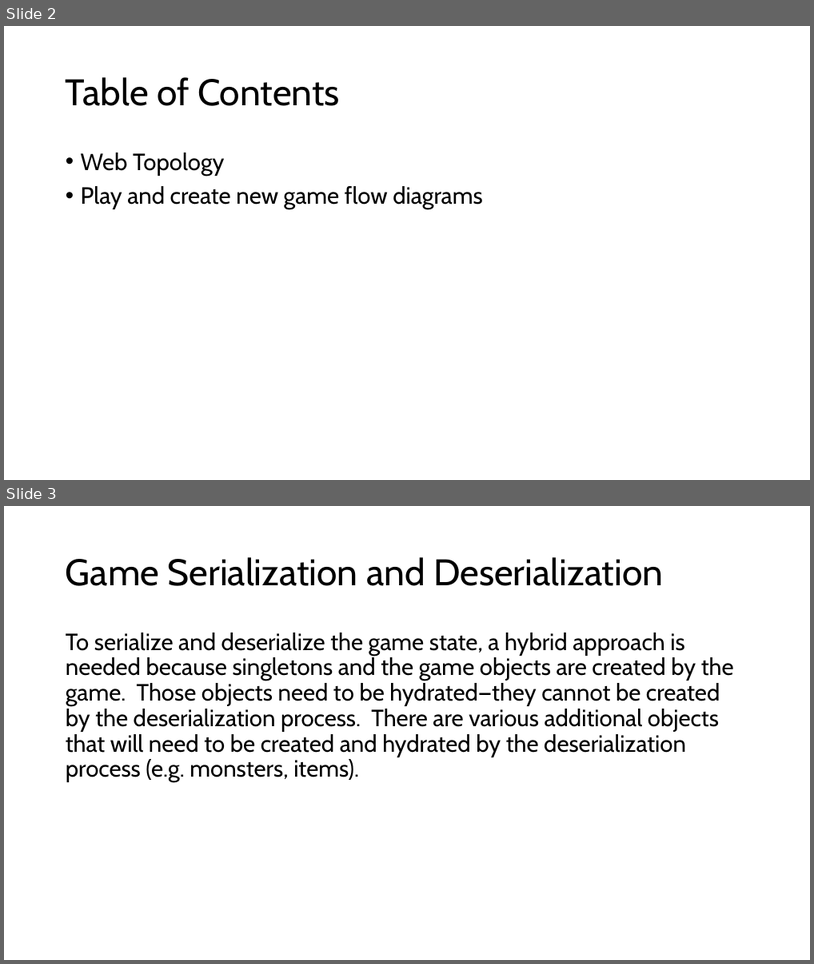
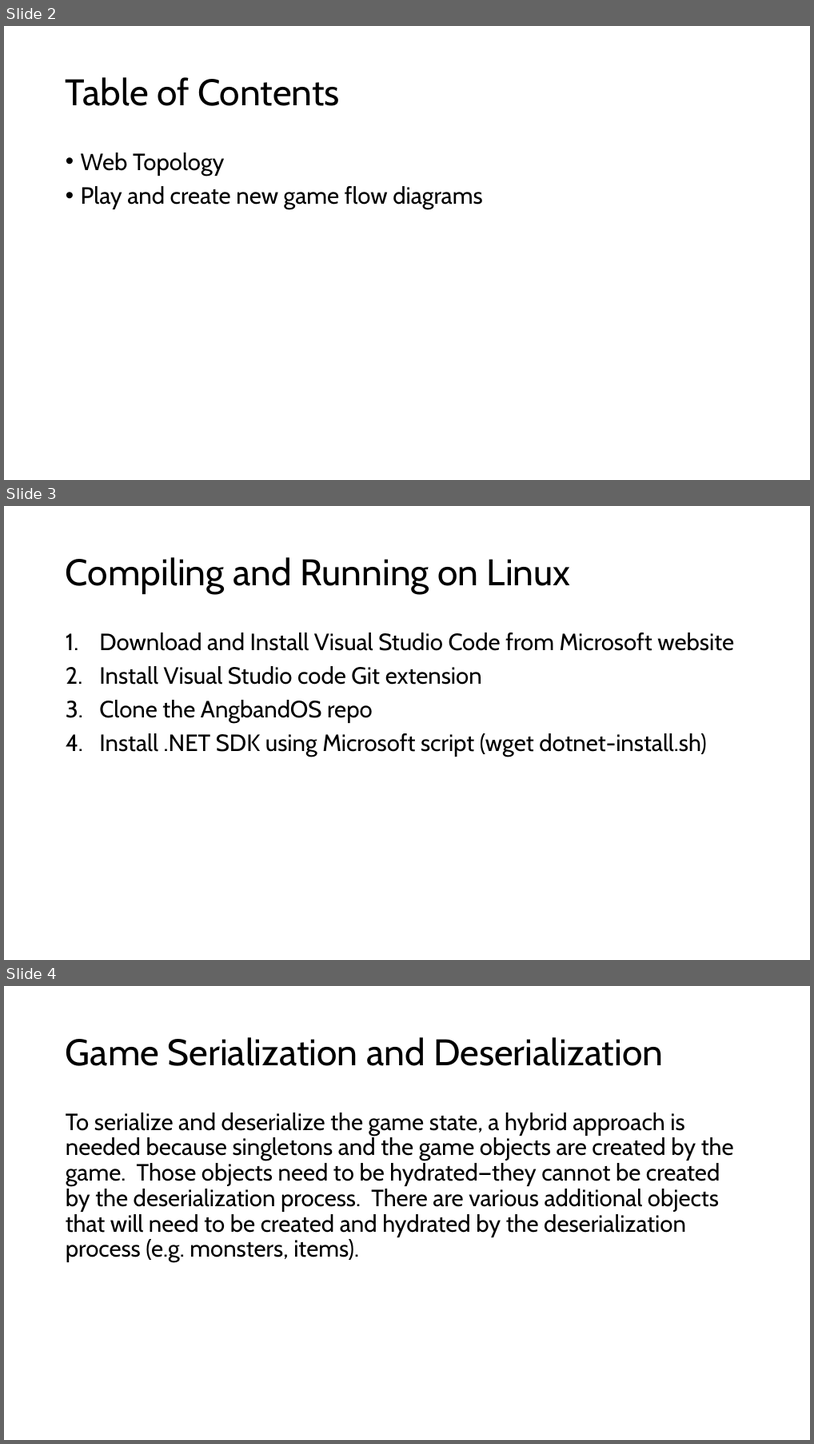
Before and after one commit to marcjohnston/AngbandOS, a slide deck: Documents/Object Property Design and Binding.pptx. Shown one above the other, each under a label of ours: slides 2 and 3 before the commit, slides 2, 3 and 4 after it. The pictures are 814x964 and 814x1444 pixels, drawn with LibreOffice and Linux fonts; fonts in the diff are those of the drawing. Boxes give left, top, right and bottom in pixels: in the first picture for what was removed or moved away, otherwise in the second. Text is boxed around its words. In the diff, an @@ line names an element or a change of style, - is before the commit and + after.

Commit message:
Added linux install.

```diff
--- a/Documents/Object Property Design and Binding.pptx
+++ b/Documents/Object Property Design and Binding.pptx
@@ slide 3 added at box(4, 506, 810, 960), background #FFFFFF @@
@@ title added at box(66, 557, 571, 594), 44 pt, text #000000 @@
+Compiling and Running on Linux
@@ text added at box(99, 632, 734, 757), 28 pt, text #000000 @@
+1. Download and Install Visual Studio Code from Microsoft website
+2. Install Visual Studio code Git extension
+3. Clone the AngbandOS repo
+4. Install .NET SDK using Microsoft script (wget dotnet-install.sh)
@@ what was slide 3 is now slide 4 @@
```
